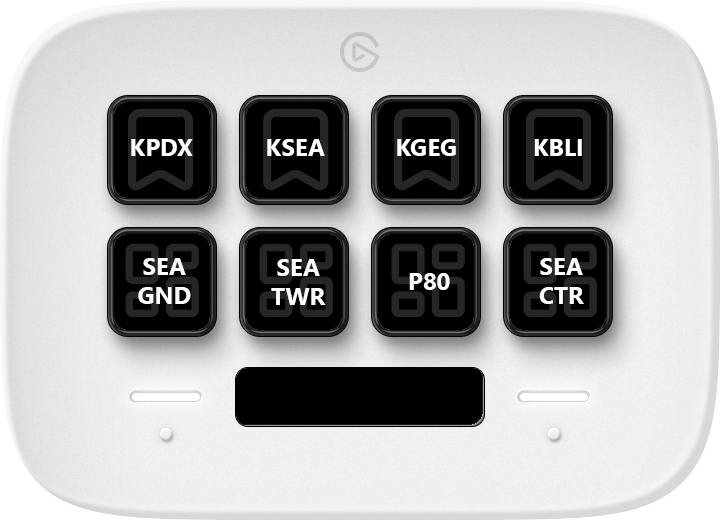
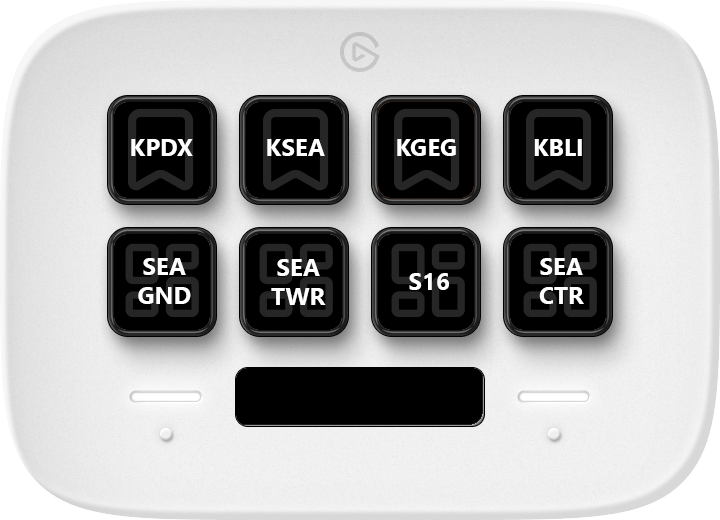
Before/after of a 720px x 520px layered artwork. What changed in the layer stack:
renamed "P80" to "S16", painted on it over (409, 273, 450, 290)